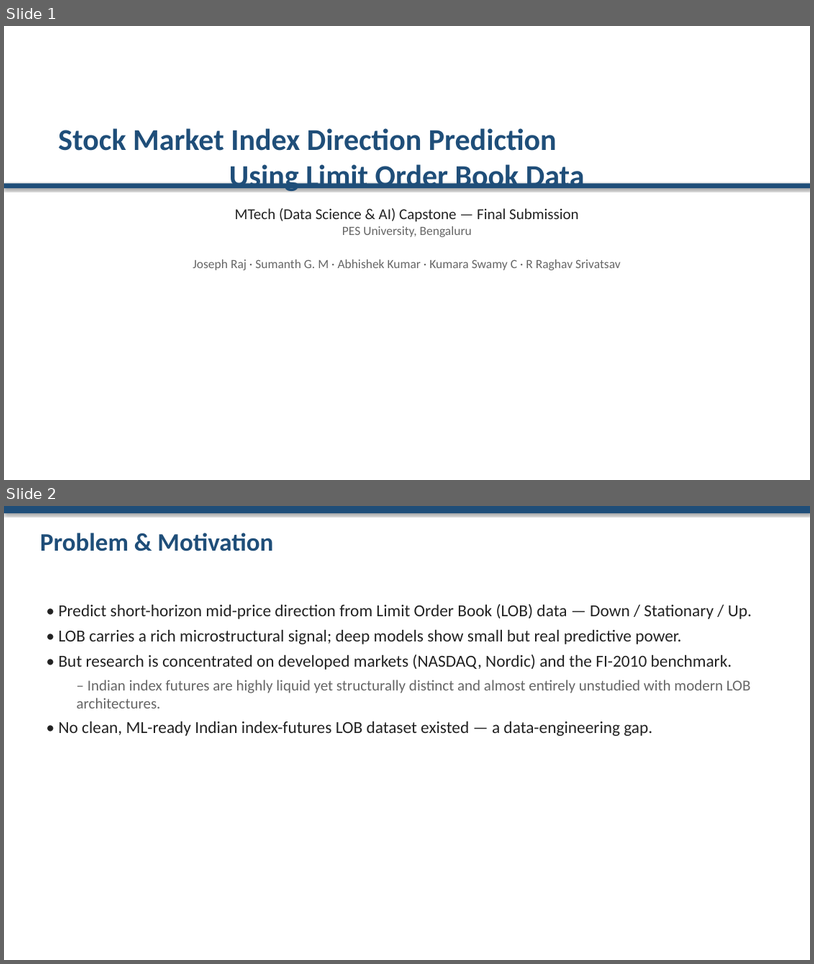
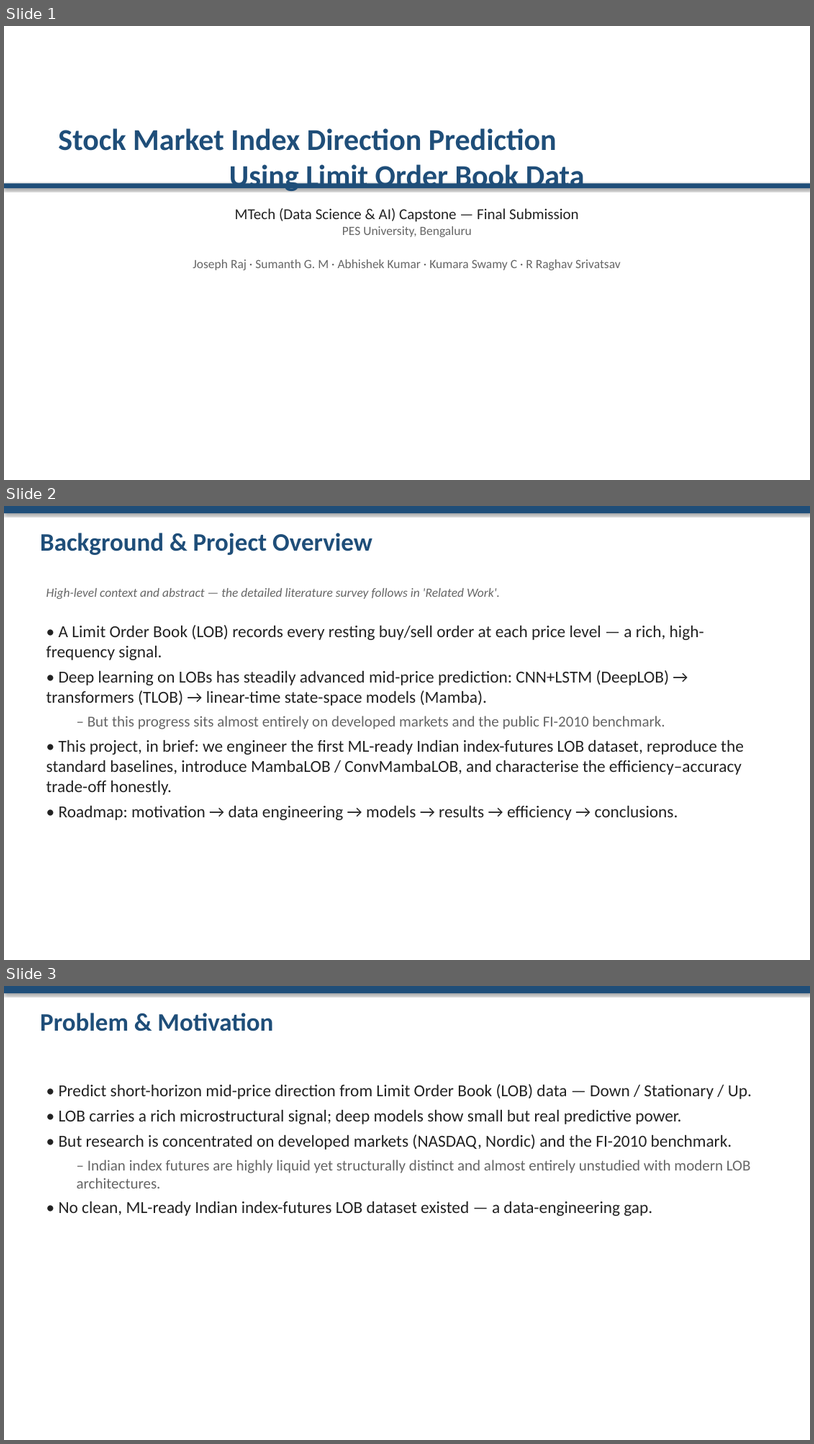
Before and after one commit to rajjoseph48/nse-lob-capstone, a slide deck: docs/presentation/Capstone_Final_Presentation.pptx. Shown one above the other, each under a label of ours: slides 1 and 2 before the commit, slides 1, 2 and 3 after it. The pictures are 814x964 and 814x1444 pixels, drawn with LibreOffice and Linux fonts; fonts in the diff are those of the drawing. Boxes give left, top, right and bottom in pixels: in the first picture for what was removed or moved away, otherwise in the second. Text is boxed around its words. In the diff, an @@ line names an element or a change of style, - is before the commit and + after.

```diff
--- a/docs/presentation/Capstone_Final_Presentation.pptx
+++ b/docs/presentation/Capstone_Final_Presentation.pptx
@@ slide 2 added at (x1=4, y1=506, x2=810, y2=960), background #FFFFFF @@
@@ rectangle added at (x1=4, y1=506, x2=810, y2=513), fill #1F4E79 @@
@@ text added at (x1=40, y1=533, x2=373, y2=555), 30 pt, text #1F4E79, bold @@
+Background & Project Overview
@@ text added at (x1=46, y1=588, x2=500, y2=599), 15 pt, text #666666, italic @@
+High-level context and abstract — the detailed literature survey follows in 'Related Work'.
@@ text added at (x1=46, y1=625, x2=744, y2=820), 20 pt, text #222222 @@
+• A Limit Order Book (LOB) records every resting buy/sell order at each price level — a rich, high-frequency signal.
+• Deep learning on LOBs has steadily advanced mid-price prediction: CNN+LSTM (DeepLOB) → transformers (TLOB) → linear-time state-space models (Mamba).
+  – But this progress sits almost entirely on developed markets and the public FI-2010 benchmark.
+• This project, in brief: we engineer the first ML-ready Indian index-futures LOB dataset, reproduce the standard baselines, introduce MambaLOB / ConvMambaLOB, and characterise the efficiency–accuracy trade-off honestly.
+• Roadmap: motivation → data engineering → models → results → efficiency → conclusions.
@@ what was slide 2 is now slide 3 @@
```
Also in this commit, not shown: 1 other file.
